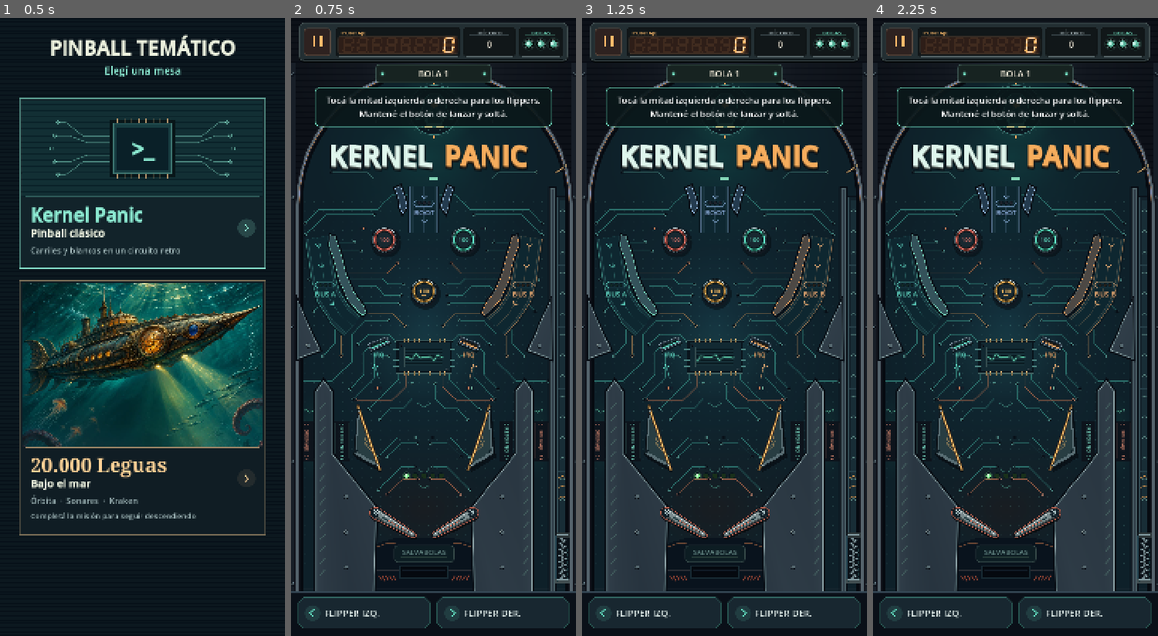
Above: before the commit, frames 1-4 (left to right).
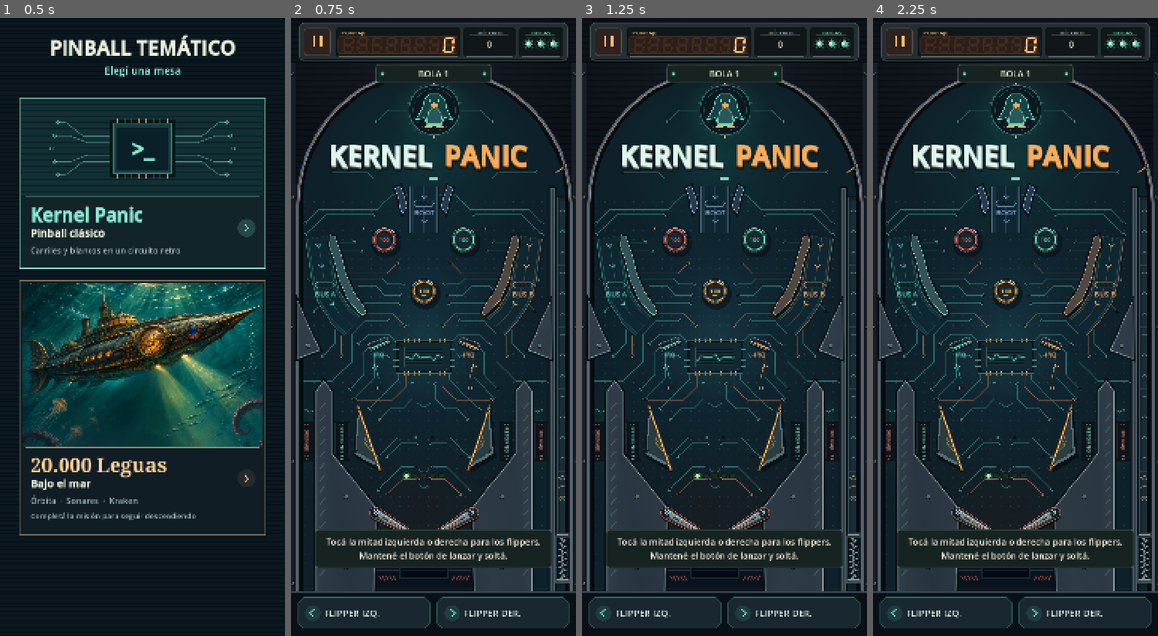
Above: after the commit, the same moments.

Repository: pasaporteN25/RetroPainball
Game: Godot game, scene res://scenes/table_select.tscn
Two runs of this game, one before a commit and one after it. Both use one fixed random seed, a clock stepped at 60 frames per second and the inputs below.
Inputs (mouse positions are in pixels of both pictures, inside the frame that each line leads up to):
- Up to frame 1 (0.5 s): no input
- Up to frame 2 (0.75 s): click "Kernel Panic" at 0.5 s
- Up to frame 3 (1.25 s): no input
- Up to frame 4 (2.25 s): click (898, 42) at 1.25 s; click "Reiniciar partida" at 2 s

Frame 1 is identical in both runs. In frame 2, 5.1% of the frame differs, in the area x 8-92%, y 11-89%; in frame 3, 5.1%; in frame 4, 5.1%.

Commit message:
Restyle pause menu and first-run hint to match the HUD
Co-Authored-By: Claude Sonnet 5.5 <noreply@anthropic.com>

Diff:
--- a/scripts/ui/first_run_hint.gd
+++ b/scripts/ui/first_run_hint.gd
@@ -15,16 +15,16 @@
 		return
 	_panel = PanelContainer.new()
 	_panel.mouse_filter = Control.MOUSE_FILTER_IGNORE
-	_panel.set_anchors_preset(Control.PRESET_CENTER_TOP)
+	_panel.set_anchors_preset(Control.PRESET_CENTER_BOTTOM)
 	_panel.offset_left = -300
 	_panel.offset_right = 300
-	_panel.offset_top = 175
-	_panel.offset_bottom = 275
+	_panel.offset_top = -270
+	_panel.offset_bottom = -170
 	var style := StyleBoxFlat.new()
-	style.bg_color = Color(0.04, 0.09, 0.10, 0.92)
-	style.border_color = Color("#75e6c6")
+	style.bg_color = Color("#172321")
+	style.border_color = Color("#507267")
 	style.set_border_width_all(2)
-	style.set_corner_radius_all(12)
+	style.set_corner_radius_all(8)
 	style.set_content_margin_all(12)
 	_panel.add_theme_stylebox_override("panel", style)
 	add_child(_panel)
@@ -34,6 +34,7 @@
 	label.vertical_alignment = VERTICAL_ALIGNMENT_CENTER
 	label.autowrap_mode = TextServer.AUTOWRAP_WORD_SMART
 	label.add_theme_font_size_override("font_size", 22)
+	label.add_theme_color_override("font_color", Color("#f3ead8"))
 	_panel.add_child(label)
 	_remaining = duration
 	DirAccess.make_dir_recursive_absolute(ProjectSettings.globalize_path(settings_path.get_base_dir()))
--- a/scripts/ui/pause_menu.gd
+++ b/scripts/ui/pause_menu.gd
@@ -4,6 +4,14 @@
 signal resume_requested
 signal tables_requested
 
+const AMBER := Color("#ffbc6b")
+const MINT := Color("#75e6c6")
+const IVORY := Color("#f3ead8")
+const INK := Color("#101619")
+const FRAME := Color("#435052")
+
+var _accent := MINT
+var _panel: PanelContainer
 var _shade: ColorRect
 var _buttons: Array[Button] = []
 
@@ -18,7 +26,8 @@
 	var center := CenterContainer.new()
 	_shade.add_child(center)
 	center.set_anchors_and_offsets_preset(Control.PRESET_FULL_RECT)
-	var panel := PanelContainer.new()
+	_panel = PanelContainer.new()
+	var panel := _panel
 	panel.custom_minimum_size = Vector2(520, 0)
 	var style := StyleBoxFlat.new()
 	style.bg_color = Color("#101619")
@@ -28,6 +37,10 @@
 	style.set_content_margin_all(32)
 	panel.add_theme_stylebox_override("panel", style)
 	center.add_child(panel)
+	panel.draw.connect(func() -> void:
+		var width := panel.size.x
+		panel.draw_line(Vector2(28, 18), Vector2(width - 28, 18), _accent.darkened(0.38), 2.0, true)
+		panel.draw_line(Vector2(width * 0.5 - 52, 18), Vector2(width * 0.5 + 52, 18), _accent, 4.0, true))
 	var column := VBoxContainer.new()
 	column.add_theme_constant_override("separation", 16)
 	panel.add_child(column)
@@ -35,6 +48,7 @@
 	title.text = "PAUSA"
 	title.horizontal_alignment = HORIZONTAL_ALIGNMENT_CENTER
 	title.add_theme_font_size_override("font_size", 48)
+	title.add_theme_color_override("font_color", IVORY)
 	column.add_child(title)
 	for item in [["Continuar", _resume], ["Reiniciar partida", _restart], ["Volver a mesas", _tables]]:
 		var button := Button.new()
@@ -49,15 +63,54 @@
 	for i in _buttons.size():
 		_buttons[i].focus_neighbor_top = _buttons[(i + _buttons.size() - 1) % _buttons.size()].get_path()
 		_buttons[i].focus_neighbor_bottom = _buttons[(i + 1) % _buttons.size()].get_path()
+	_apply_theme()
 	_shade.hide()
 
 
 func set_paused(value: bool) -> void:
 	_shade.visible = value
 	if value:
+		_apply_theme()
 		_buttons[0].grab_focus()
 	else:
 		get_viewport().gui_release_focus()
+
+
+func _box(color: Color, border: Color, radius: int = 10) -> StyleBoxFlat:
+	var box := StyleBoxFlat.new()
+	box.bg_color = color
+	box.border_color = border
+	box.set_border_width_all(2)
+	box.set_corner_radius_all(radius)
+	return box
+
+
+func _apply_theme() -> void:
+	_accent = AMBER if GameState.table_id == "nautilus" else MINT
+	_panel.queue_redraw()
+	for i in _buttons.size():
+		var button := _buttons[i]
+		var accent := (AMBER if GameState.table_id == "nautilus" else MINT) if i == 0 else MINT
+		var text_color := Color("#111b1b") if i == 0 else IVORY
+		button.add_theme_color_override("font_color", text_color)
+		button.add_theme_color_override("font_hover_color", text_color)
+		button.add_theme_color_override("font_pressed_color", text_color)
+		button.add_theme_color_override("font_focus_color", text_color)
+		if i == 0:
+			button.add_theme_stylebox_override("normal", _box(accent, accent.lightened(0.32)))
+			button.add_theme_stylebox_override("hover", _box(accent.lightened(0.22), accent.lightened(0.46)))
+			button.add_theme_stylebox_override("pressed", _box(accent.darkened(0.22), accent))
+		else:
+			button.add_theme_stylebox_override("normal", _box(Color("#172321"), accent.darkened(0.4)))
+			button.add_theme_stylebox_override("hover", _box(Color("#253936"), accent))
+			button.add_theme_stylebox_override("pressed", _box(Color("#1b272b"), accent))
+		var focus := StyleBoxFlat.new()
+		focus.bg_color = Color.TRANSPARENT
+		focus.border_color = IVORY
+		focus.set_border_width_all(4)
+		focus.set_corner_radius_all(10)
+		focus.set_expand_margin_all(4)
+		button.add_theme_stylebox_override("focus", focus)
 
 
 func _resume() -> void:
